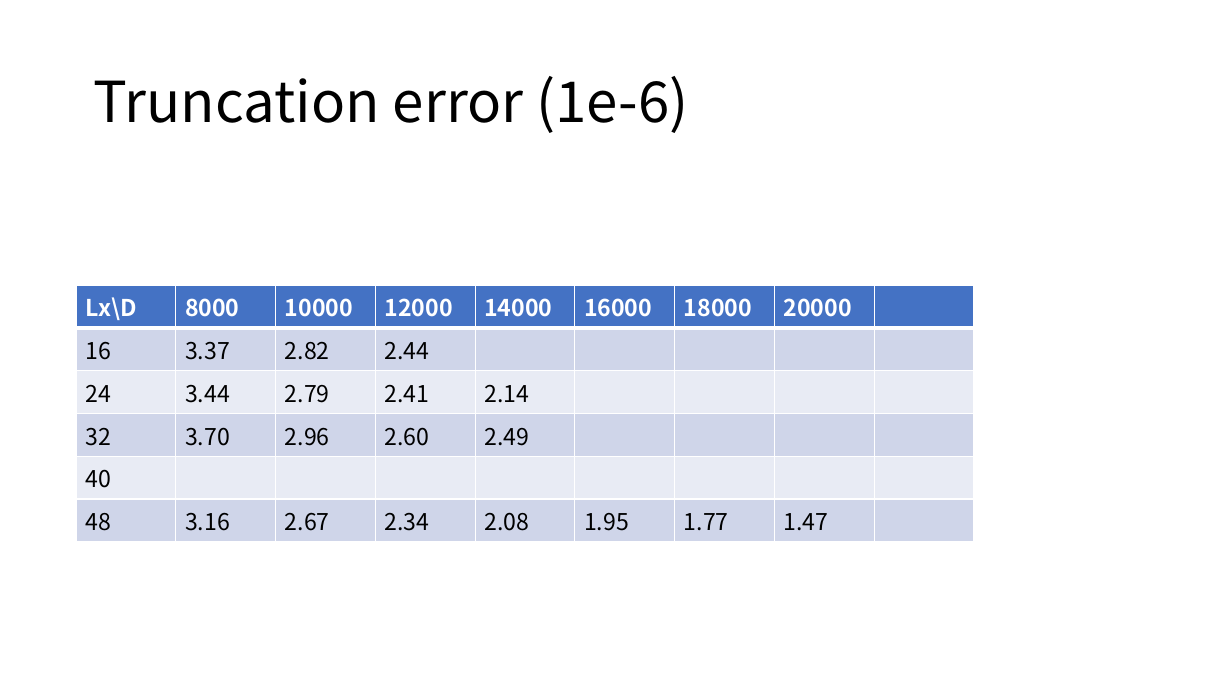
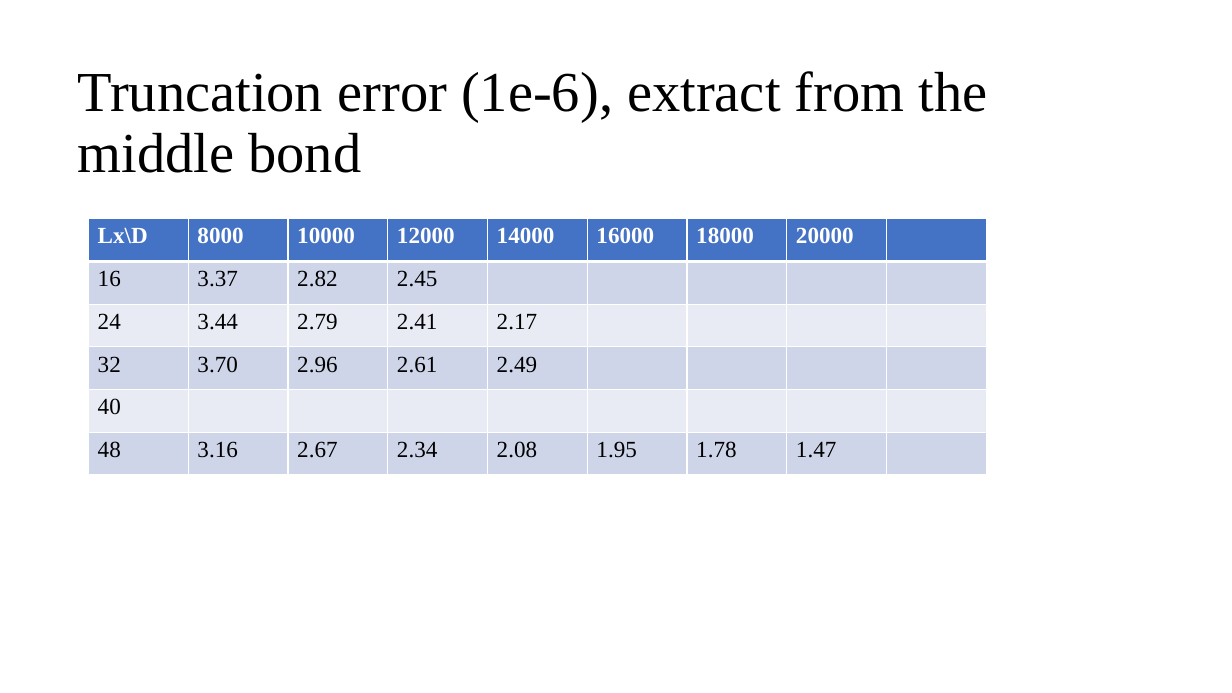
Before and after one commit to QuantumLiquids/SSH-Hubbard, a slide deck: slide 3 of note/SSH-Hubbard-Note6.pptx. Drawn at 1232x693 pixels with LibreOffice and Linux fonts; fonts in the diff are those of the drawing. Boxes give left, top, right and bottom in pixels: in the first picture for what was removed or moved away, otherwise in the second. Text is boxed around its words. In the diff, an @@ line names an element or a change of style, - is before the commit and + after.

```diff
--- a/note/SSH-Hubbard-Note6.pptx
+++ b/note/SSH-Hubbard-Note6.pptx
@@ title at <box>78,71,988,173</box>: text changed; font Noto Sans CJK SC to Times New Roman @@
-Truncation error (1e-6)
+Truncation error (1e-6), extract from the middle bond
@@ table at <box>89,219,987,462</box> @@
-row 2, column 4: 2.44
+row 2, column 4: 2.45
-row 3, column 5: 2.14
+row 3, column 5: 2.17
-row 4, column 4: 2.60
+row 4, column 4: 2.61
-row 6, column 7: 1.77
+row 6, column 7: 1.78
@@ font Noto Sans CJK SC to Times New Roman in "Lx\D", "8000", "10000", "12000" and 23 more places @@
@@ table: place and size @@
-table at <box>76,286,974,535</box>
+table at <box>89,219,987,462</box>
```
Also in this commit, not shown: 3 slides added, 2 slides removed, 9 other files.
